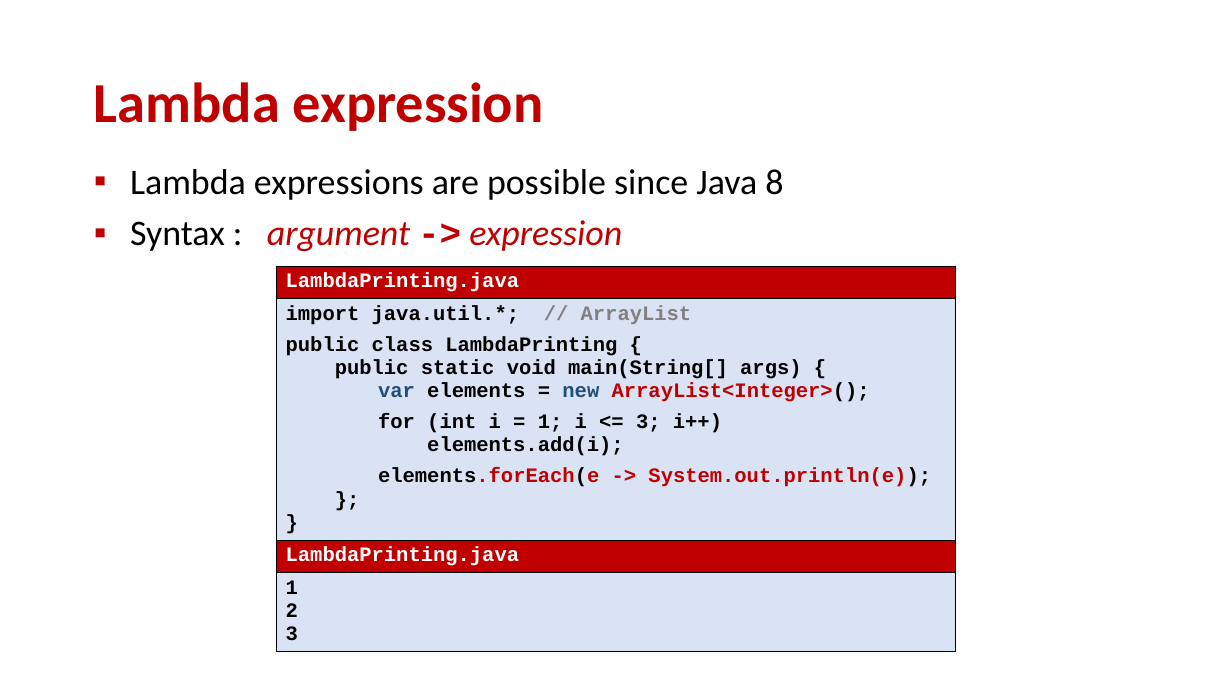
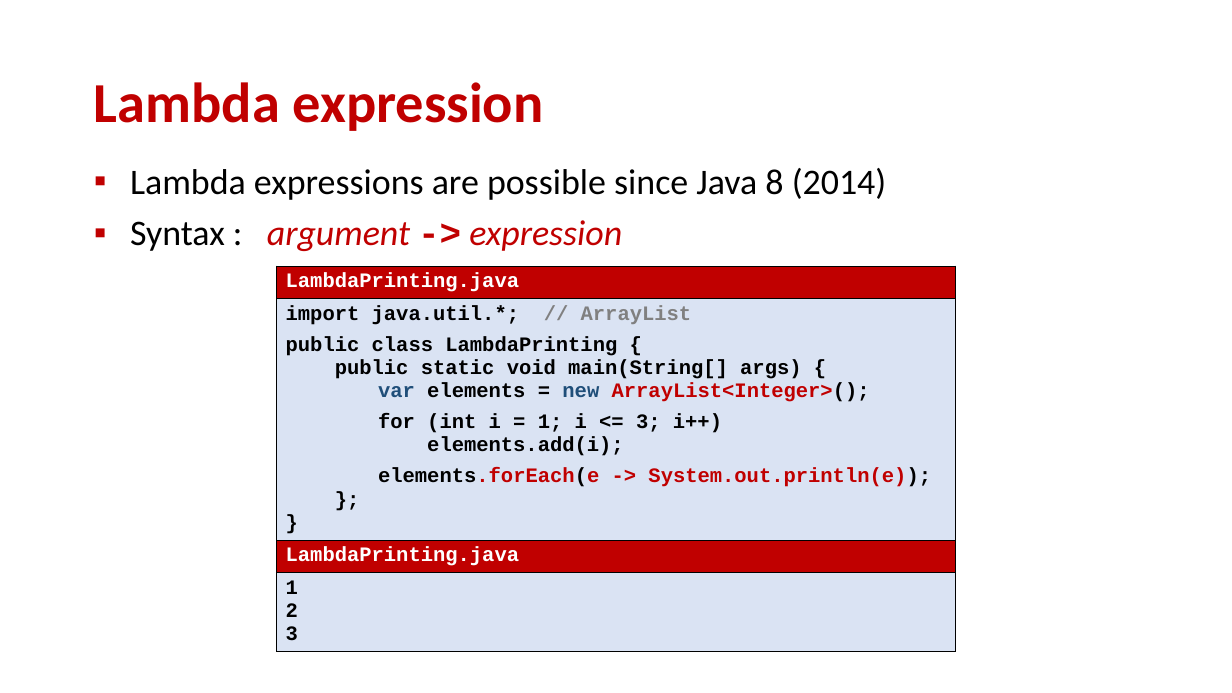
Before and after one commit to gsbrodal/gsbrodal.github.io, a slide deck: slide 23 of ipsa/slides/java.pptx. Drawn at 1232x693 pixels with LibreOffice and Linux fonts; fonts in the diff are those of the drawing. Boxes give left, top, right and bottom in pixels: in the first picture for what was removed or moved away, otherwise in the second. Text is boxed around its words. In the diff, an @@ line names an element or a change of style, - is before the commit and + after.

Commit message:
all-slides-with-answers.pdf all-slides.pdf code.zip java.pdf java.pptx

```diff
--- a/ipsa/slides/java.pptx
+++ b/ipsa/slides/java.pptx
@@ text at (x1=130, y1=168, x2=886, y2=200): text changed @@
-▪ Lambda expressions are possible since Java 8
+▪ Lambda expressions are possible since Java 8 (2014)
```
Also in this commit, not shown: 3 other slides changed, 4 other files.
